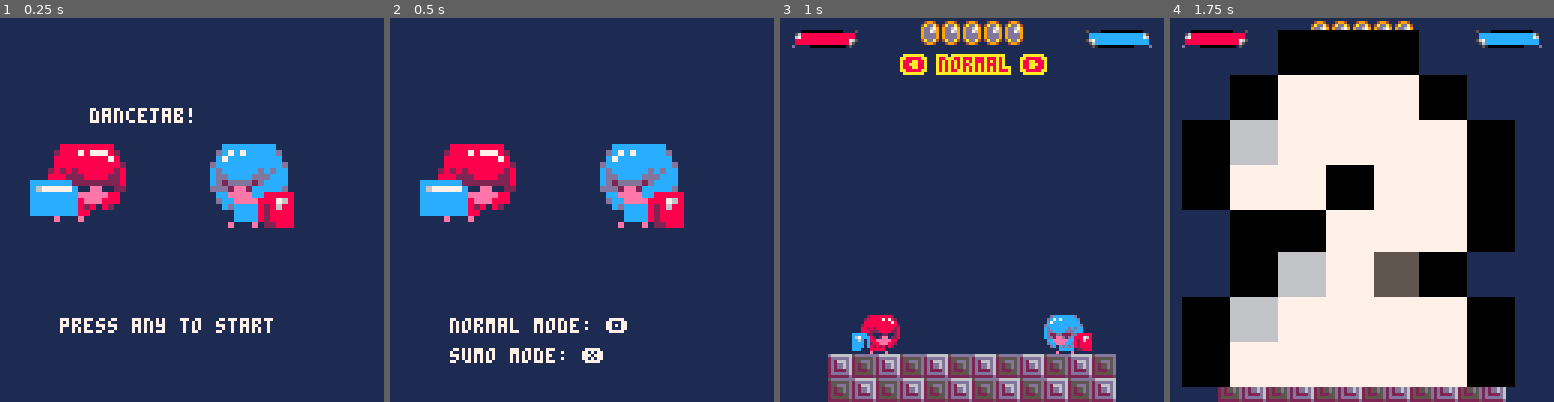
Above: before the commit, frames 1-4 (left to right).
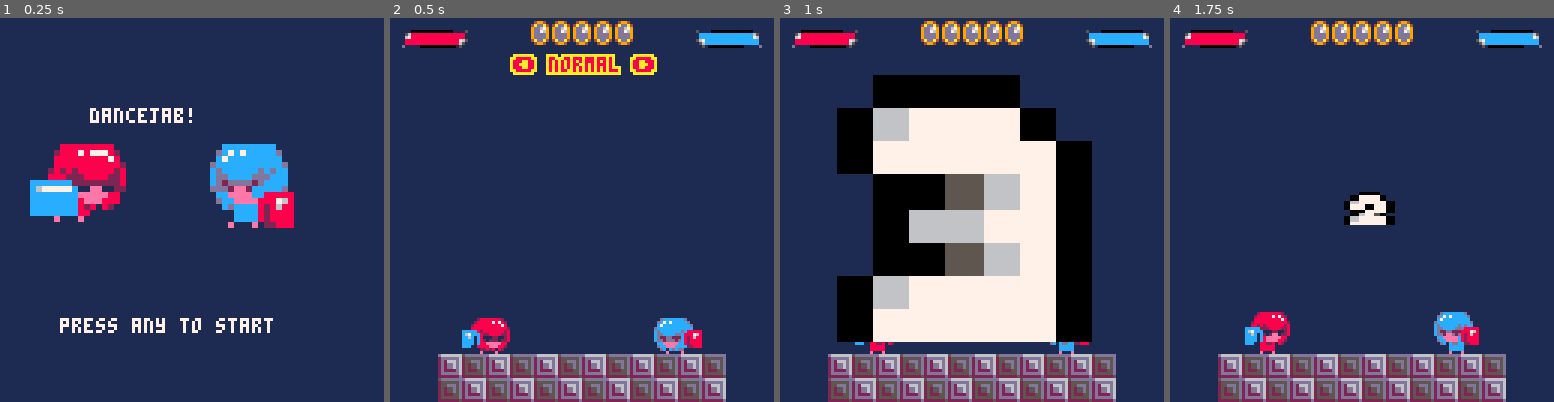
Above: after the commit, the same moments.

Repository: davidjtferguson/dancejab
Game: PICO-8 cartridge jab.p8
Two runs of this game, one before a commit and one after it. Both use one fixed random seed, a clock stepped at 60 frames per second and the inputs below.
Inputs:
- Up to frame 1 (0.25 s): no input
- Up to frame 2 (0.5 s): tap X (X key) at 0.33 s
- Up to frame 3 (1 s): tap O (Z key) at 0.7 s
- Up to frame 4 (1.75 s): tap X (X key) at 1.07 s; hold Right from 1.6 s (still down); tap O (Z key) at 1.7 s

Frame 1 is identical in both runs. In frame 2, 24% of the frame differs, in the area x 3-97%, y 0-100%; in frame 3, 42%; in frame 4, 67%, in the area x 3-90%, y 3-97%.

Commit message:
added basic options to menu, allowed navigation on stage select, go to stage select from start. menu sfx

Diff:
--- a/jab.p8
+++ b/jab.p8
@@ -133,7 +133,10 @@
 
  mode="normal"
 
- --init menu
+ -- menu controls
+ optionselected=0
+
+ --init stage select
  stages={}
  ssid=1
  sstage=nil
@@ -214,23 +217,67 @@
  if btnp()!=0 then
   p1.anim=p1.animidle
   p2.anim=p2.animidle
-  currentupdate=updatemenu
-  currentdraw=drawmenu
- end
-end
-
-function updatemenu()
- if btnp(❎) or btnp(🅾️) then
   currentupdate=updatestageselect
   currentdraw=drawstageselect
-
-  if btnp(🅾️) then
+ end
+end
+
+function updatemenu()
+ if btnp(⬇️) then
+  sfx(4)
+  optionselected+=1
+
+  if optionselected>2 then
+   optionselected=0
+  end
+ end
+
+ if btnp(⬆️) then
+  sfx(4)
+  optionselected-=1
+
+  if optionselected<0 then
+   optionselected=2
+  end
+ end
+
+ --option 0 is stage select
+ if optionselected==0 and (btnp(➡️) or btnp(⬅️)) then
+  sfx(4)
+  if btnp(➡️) then
+   ssid=1
+  elseif btnp(⬅️) then
+   ssid=#stages
+  end
+
+  loadstage()
+
+  currentupdate=updatestageselect
+  currentdraw=drawstageselect
+ end
+
+ --option 1 is mode
+ if optionselected==1 and (btnp(➡️) or btnp(⬅️)) then
+  sfx(4)
+  if mode=="normal" then
+   mode="sumo"
+  elseif mode=="sumo" then
    mode="normal"
   end
-
-  if btnp(❎) then
-   mode="sumo"
-  end
+ end
+
+ --option 2 is hitpoints
+ if optionselected==2 then
+  if btnp(➡️) then
+   sfx(4)
+   maxhitpoints+=1
+  elseif btnp(⬅️) and maxhitpoints>1 then
+   sfx(4)
+   maxhitpoints-=1
+  end
+
+  p1.hitpoints=maxhitpoints
+  p2.hitpoints=maxhitpoints
  end
 end
 
@@ -238,24 +285,24 @@
  updateanim(p1.anim)
  updateanim(p2.anim)
 
- if btnp(0) or btnp(1) then
-  if btnp(0) then
+ if btnp(⬅️) or btnp(➡️) then
+  sfx(4)
+  if btnp(⬅️) then
    ssid-=1
-   if ssid==0 then
-    --todo:options menu
-    ssid=#stages
-   end
-  elseif btnp(1) then
+  elseif btnp(➡️) then
    ssid+=1
    if ssid>#stages then
-    ssid=1
+    ssid=0
    end
   end
-  sstage=stages[ssid]
-  p1.x=sstage.p1x
-  p1.y=sstage.p1y
-  p2.x=sstage.p2x
-  p2.y=sstage.p2y
+
+  if ssid==0 then
+   --go to options menu
+   currentupdate=updatemenu
+   currentdraw=drawmenu
+  else
+   loadstage()
+  end
  end
 
  if btnp(❎) or btnp(🅾️) then
@@ -263,6 +310,14 @@
   currentupdate=updatecountdown
   currentdraw=drawcountdown
  end
+end
+
+function loadstage()
+ sstage=stages[ssid]
+ p1.x=sstage.p1x
+ p1.y=sstage.p1y
+ p2.x=sstage.p2x
+ p2.y=sstage.p2y
 end
 
 function updatecountdown()
@@ -600,13 +655,29 @@
 end
 
 function drawmenu()
- sspr(0,50,16,16,
-  10,40,32,32)
-
- drawwithp2colours(drawp2start)
-
- print("normal mode: 🅾️",20,100,7)
- print("sumo mode: ❎",20,110,7)
+ local option0="menu"
+ local option1="mode"
+ local option2="hitpoints"
+
+ if optionselected==0 then
+  option0=addarrows(option0)
+ elseif optionselected==1 then
+  option1=addarrows(option1)
+ elseif optionselected==2 then
+  option2=addarrows(option2)
+ end
+
+ outline(option0,(52-#option0*2),12,10,8)
+
+ outline(option1,(52-#option1*2),30,10,8)
+ print(mode,(52-#mode*2),40,10,8)
+
+ outline(option2,(52-#option2*2),50,10,8)
+ print(maxhitpoints,(52-1*2),60,10,8)
+end
+
+function addarrows(s)
+ return "⬅️ "..s.." ➡️"
 end
 
 function drawcountdown()
Not shown, changed: art/Sprite Refs.txt
Not shown, changed: the sound effects (__sfx__) section of jab.p8
